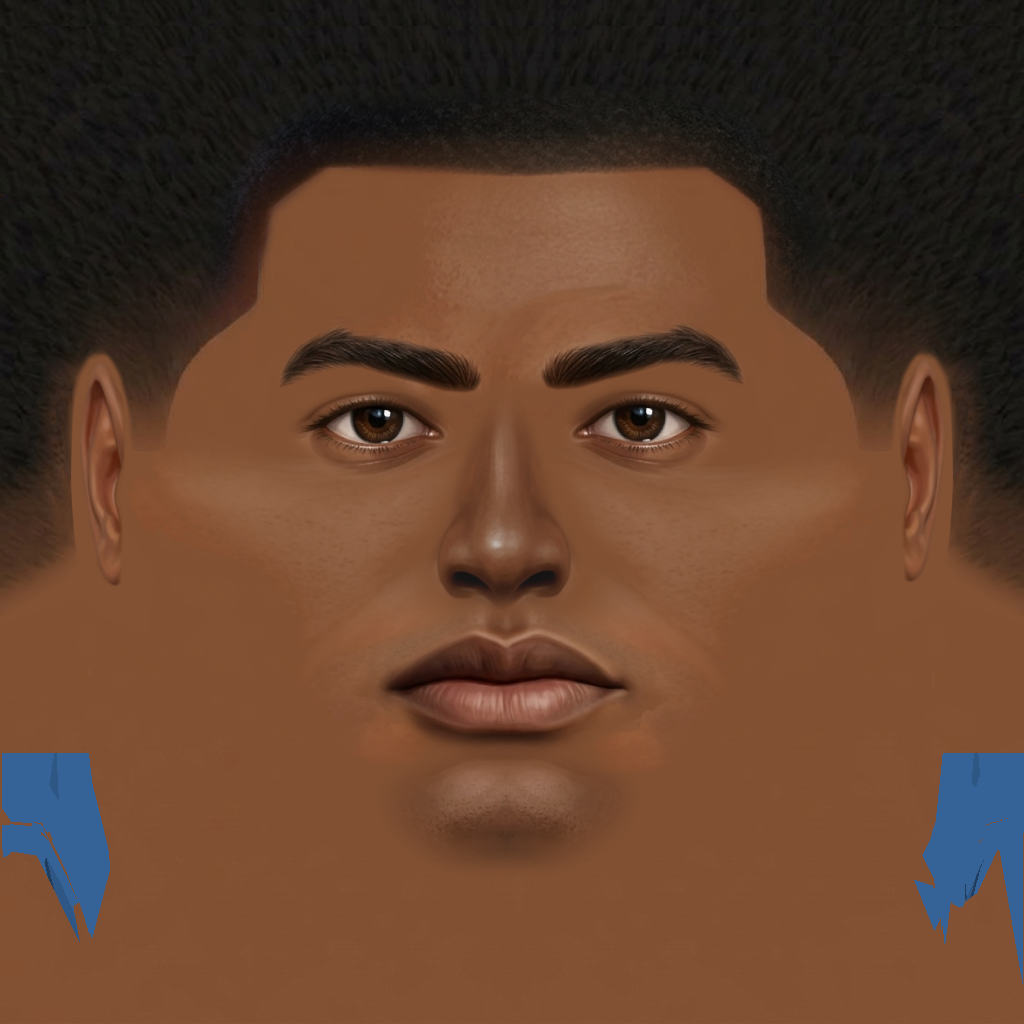
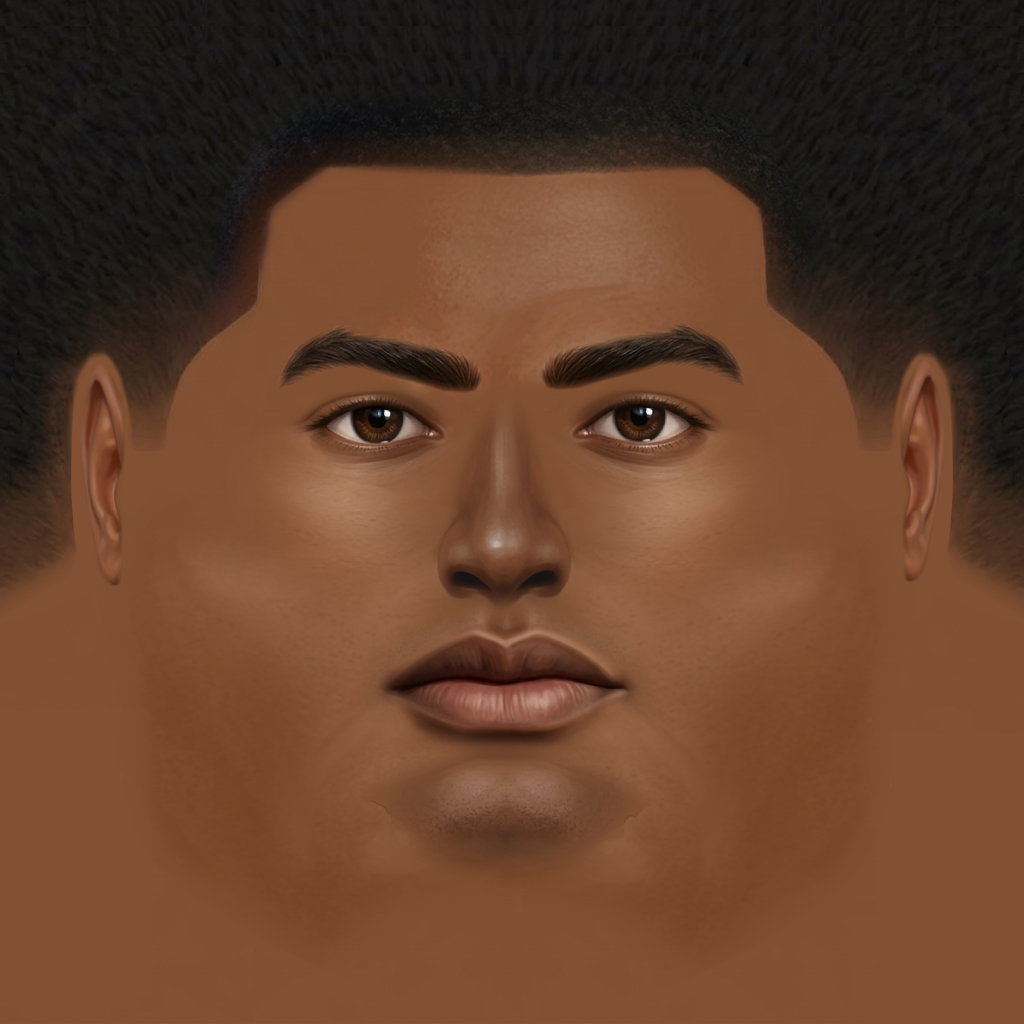
Comparing the layer stacks of the two 1024×1024 images. Changes:
added layer "Layer 2 copy" above "Layer 2" over [192, 424, 464, 719]
added layer "Layer 2" above "Layer 1" over [549, 427, 824, 722]
"BOCHECHA L": blend lighter color → luminosity, painted on it over [62, 424, 543, 963]
"BOCHECHA R": blend lighter color → luminosity, painted on it over [477, 427, 961, 973]
painted on "Background" over [0, 710, 1024, 984]
